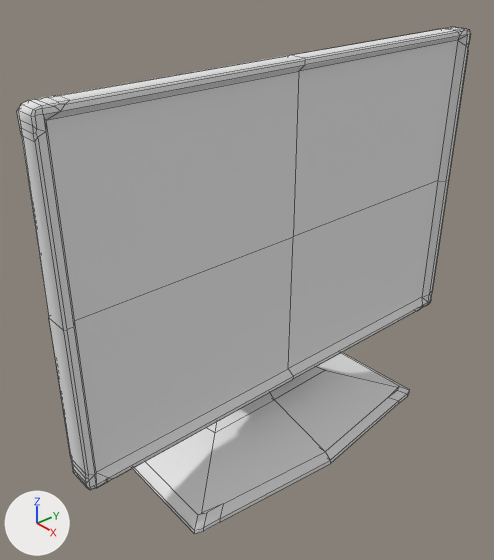
The Blender file Unity_Projects/BasisLevelBeta/Assets/Blender_Models/pc_monitor.blend, before and after one commit.
Before and after are seen from a 50 mm camera at (0.768, -0.762, 0.499) aimed at (-0.056, -0.048, -0.095). Arrows for +X, +Y and +Z are at lower left; the lights stay in place. Mesh edges are drawn as thin lines.
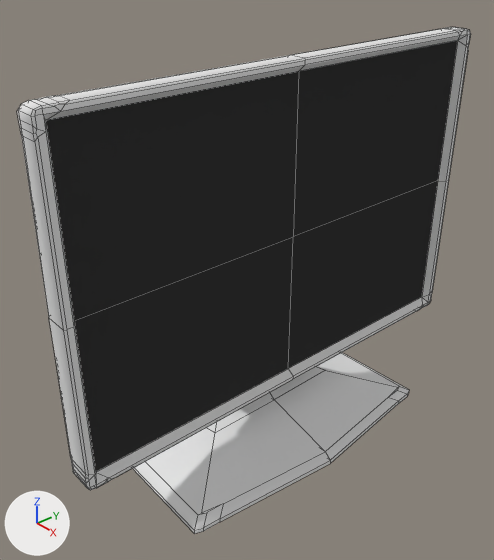
Commit message: pc monitor color added

Scene script edits in JSON lines:
```json
{"op": "add", "block": "mat_matkoelkast", "code": ["mat_matkoelkast = diffuse_material('matKoelkast')", "mat_matkoelkast.base_color = (0.0374, 0.0374, 0.0374)  # black #363636"]}
{"block": "me_cube", "where": "me_cube.from_pydata(...)  # 180 vertices, 163 faces; spans x -3.0..2.0, y 0.0..1.0, z -1.47..1.0"}
{"block": "me_cube", "where": "# used by ob_cube; location = (0.0, 0.0, 0.0); scale = (0.0649, 0.44, 0.299)"}
{"block": "me_cube", "change": "me_cube part 1: all 2 faces centred in x 0.15, y 0.47, z -0.47..0.47 switch from mat_material (white #e7e7e7) to mat_matkoelkast (black #363636)"}
```

Changed parts and their boxes (x1, y1, x2, y2) in the pictures (494 x 560 px):
```json
{"part": 1, "of": "me_cube", "change": "recoloured", "before": [46, 40, 458, 472], "after": [46, 40, 458, 472], "on screen": "white to black"}
```
